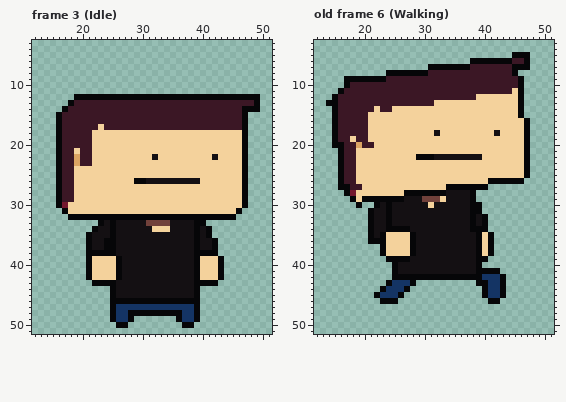
One commit to this pixel-art file: Assets/Graphics/Sprites/Player.aseprite. The picture above was drawn from the file before the commit.
64x64 pixels, 10 frames. Shown: frame 3 (Idle): x 12..51, y 3..51; old frame 6 (Walking): x 12..51, y 3..51. The commit also changed other frames, which this record leaves out.
New version:
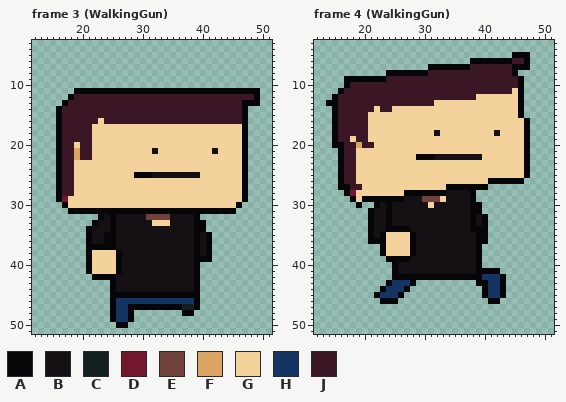
Palette (. is transparent): A #060608  B #141013  C #122020  D #73172d  E #71413b  F #dba463  G #f4d29c  H #143464  J #3b1725
A new or re-ordered frame is compared with the old frame closest to it.
What changed:
{"change": "frames re-ordered"}
{"where": "frame 3 (WalkingGun)"}
{"frame":3,"y":11,"x":19,"old":"...............................","new":"AAAAAAAAAAAAAAAAAAAAAAAAAAAAAAA"}
{"frame":3,"y":12,"x":18,"old":".AAAAAAAAAAAAAAAAAAAAAAAAAAAAAA","new":"AJJJJJJJJJJJJJJJJJJJJJJJJJJJJJJ"}
{"frame":3,"y":13,"x":17,"old":".A","new":"AJ"}
{"frame":3,"y":13,"x":47,"old":"JJ","new":"AA"}
{"frame":3,"y":14,"x":16,"old":".A","new":"AJ"}
{"frame":3,"y":14,"x":48,"old":"AA","new":".."}
{"frame":3,"y":16,"x":23,"old":"J","new":"G"}
{"frame":3,"y":17,"x":22,"old":"J","new":"G"}
{"frame":3,"y":17,"x":24,"old":"JJJJJJJJJJJJJJJJJJJJJJJ","new":"GGGGGGGGGGGGGGGGGGGGGGG"}
{"frame":3,"y":20,"x":19,"old":"J","new":"G"}
{"frame":3,"y":21,"x":19,"old":"G","new":"F"}
{"frame":3,"y":21,"x":32,"old":"G","new":"B"}
{"frame":3,"y":21,"x":42,"old":"G","new":"B"}
{"frame":3,"y":22,"x":32,"old":"B","new":"G"}
{"frame":3,"y":22,"x":42,"old":"B","new":"G"}
{"frame":3,"y":23,"x":19,"old":"FJJ","new":"GGG"}
{"frame":3,"y":25,"x":29,"old":"GGGGGGGGGGG","new":"AAABBBBBBBB"}
{"frame":3,"y":26,"x":29,"old":"AABBBBBBBBB","new":"GGGGGGGGGGG"}
{"frame":3,"y":29,"x":17,"old":"JJ","new":"DG"}
{"frame":3,"y":30,"x":16,"old":"AD","new":".A"}
{"frame":3,"y":30,"x":46,"old":"GA","new":"A."}
{"frame":3,"y":31,"x":17,"old":"AGGGGGGGGGGGGGGGGGGGGGGGGGGGGA","new":".AAAAAAAAAAAAAAAAAAAAAAAAAAAA."}
{"frame":3,"y":32,"x":18,"old":"AAAAA","new":"....."}
{"frame":3,"y":32,"x":24,"old":"A","new":"B"}
{"frame":3,"y":32,"x":26,"old":"AAAAAAAAAAAAA","new":"BBBBBEEEEBBBB"}
{"frame":3,"y":32,"x":40,"old":"AAAAAA","new":"......"}
{"frame":3,"y":33,"x":22,"old":".A","new":"AB"}
{"frame":3,"y":33,"x":31,"old":"EEEE","new":"BGGG"}
{"frame":3,"y":34,"x":21,"old":".A","new":"AB"}
{"frame":3,"y":34,"x":32,"old":"GGG","new":"BBB"}
{"frame":3,"y":34,"x":40,"old":"BA","new":"A."}
{"frame":3,"y":35,"x":24,"old":"B","new":"A"}
{"frame":3,"y":36,"x":41,"old":"BA","new":"A."}
{"frame":3,"y":37,"x":22,"old":"BB","new":"AA"}
{"frame":3,"y":37,"x":41,"old":"BA","new":"A."}
{"frame":3,"y":38,"x":22,"old":"AAAAB","new":"GGGGA"}
{"frame":3,"y":38,"x":40,"old":"A","new":"B"}
{"frame":3,"y":38,"x":42,"old":"A","new":"."}
{"frame":3,"y":39,"x":40,"old":"GGGA","new":"AA.."}
{"frame":3,"y":40,"x":40,"old":"GGGA","new":"...."}
{"frame":3,"y":41,"x":40,"old":"GGGA","new":"...."}
{"frame":3,"y":42,"x":21,"old":"AGGGGA","new":".AAAAB"}
{"frame":3,"y":42,"x":40,"old":"GGGA","new":"...."}
{"frame":3,"y":43,"x":22,"old":"AAA","new":"..."}
{"frame":3,"y":43,"x":40,"old":"AAA","new":"..."}
{"frame":3,"y":45,"x":26,"old":"BBBBBBBBBBBBB","new":"AAAAAAAAAAAAA"}
{"frame":3,"y":46,"x":26,"old":"AAAAAAAAAAAAA","new":"HHHHHHHHHHHHH"}
{"frame":3,"y":47,"x":28,"old":"HHHHHHHHHHH","new":"AAAAAAAAACC"}
{"frame":3,"y":48,"x":29,"old":"AAAAAAAAHHA","new":"........AA."}
{"frame":3,"y":49,"x":36,"old":"AHHA","new":"...."}
{"frame":3,"y":50,"x":37,"old":"AA","new":".."}
{"where": "frame 4 (WalkingGun) against old frame 6 (Walking), layer \"Right Hand\""}
{"frame":4,"y":35,"x":40,"old":"GA","new":"A."}
{"frame":4,"y":36,"x":40,"old":"GA","new":"A."}
{"frame":4,"y":37,"x":40,"old":"GA","new":".."}
{"frame":4,"y":38,"x":40,"old":"GA","new":".."}
{"frame":4,"y":39,"x":40,"old":"A","new":"."}
{"label":"changed","picture_box":[56,88,260,184]}
{"label":"changed","picture_box":[56,196,248,328]}
{"label":"changed","picture_box":[482,232,494,262]}
